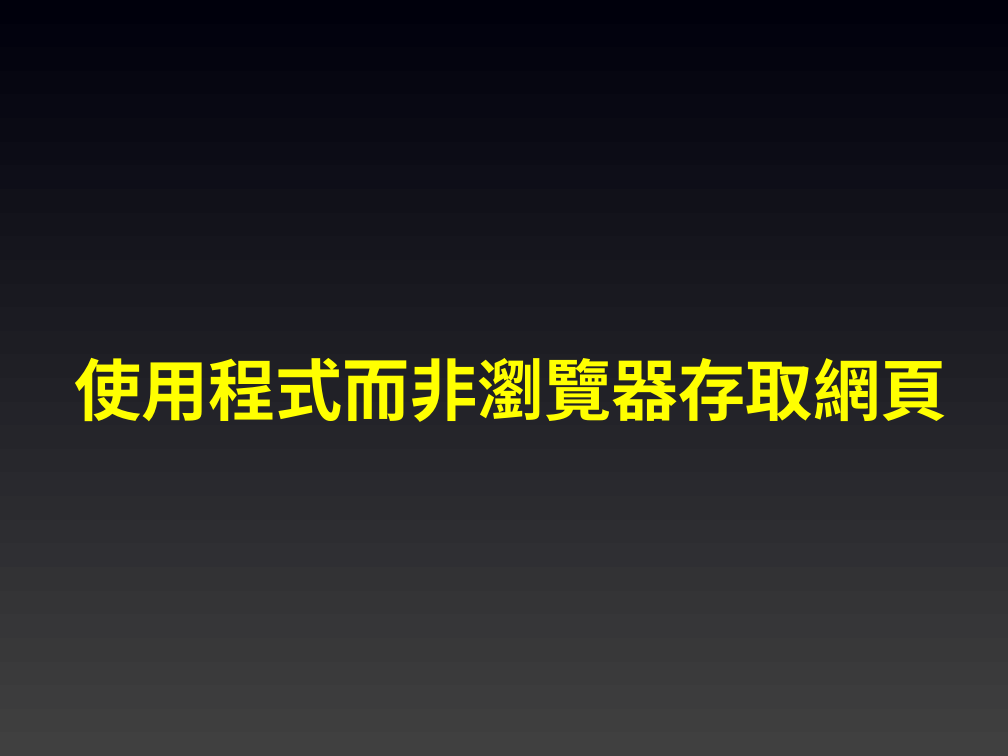
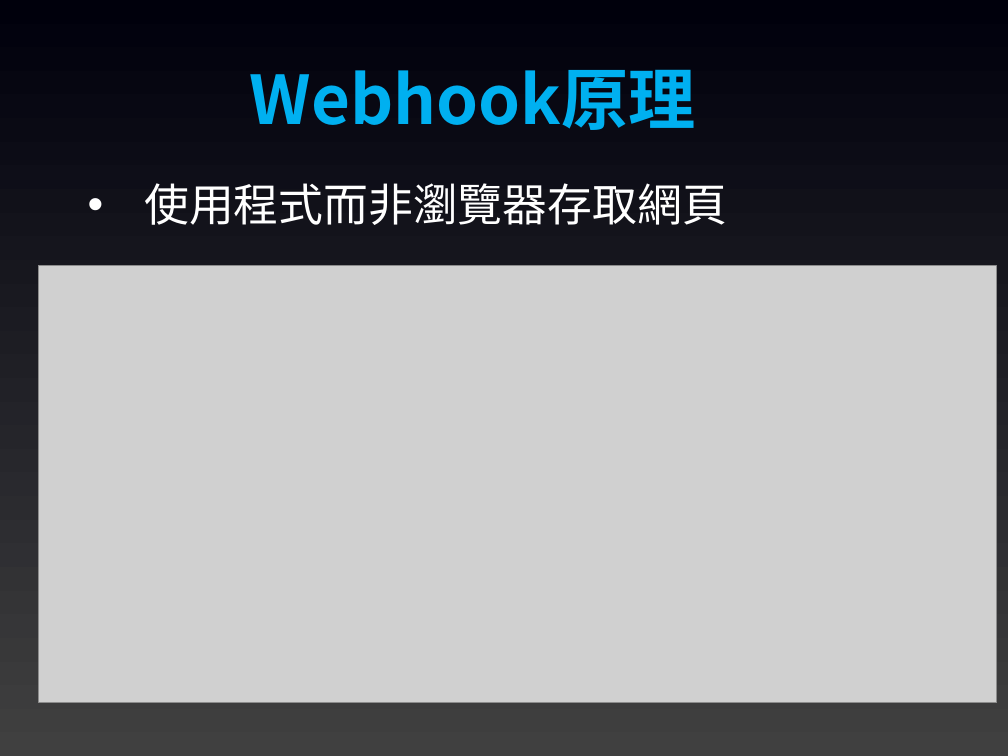
Before and after one commit to joshhu/sculinebot2024, a slide deck: slide 18 of Slides/05. 基礎觀念及知識.pptx (slide 34 before the commit). Drawn at 1008x756 pixels with LibreOffice and Linux fonts; fonts in the diff are those of the drawing; grey boxes stand for pictures. Boxes give left, top, right and bottom in pixels: in the first picture for what was removed or moved away, otherwise in the second. Text is boxed around its words. In the diff, an @@ line names an element or a change of style, - is before the commit and + after.

```diff
--- a/Slides/05. 基礎觀念及知識.pptx
+++ b/Slides/05. 基礎觀念及知識.pptx
@@ text added at bbox=[250, 69, 696, 130], 48 pt, text #00B0F0, bold @@
+Webhook原理
@@ text "使用程式而非瀏覽器存取網頁": place and size @@
-text "使用程式而非瀏覽器存取網頁" at bbox=[74, 358, 947, 422]
+text "使用程式而非瀏覽器存取網頁" at bbox=[144, 183, 727, 225]
@@ text "使用程式而非瀏覽器存取網頁" at bbox=[144, 183, 727, 225]: size 48 to 32 pt, text colour #FFFF00 to #FFFFFF, bold off; alignment centre to left; bullet none to • @@
@@ picture added at bbox=[38, 266, 997, 703] @@
```
Also in this commit, not shown: 6 other slides changed, 14 slides added, 20 slides removed, 4 other files.
